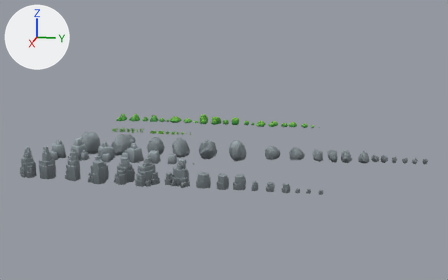
An edit to the Blender file Resources/KayKit Assets .blend, drawn before and after from the same camera.
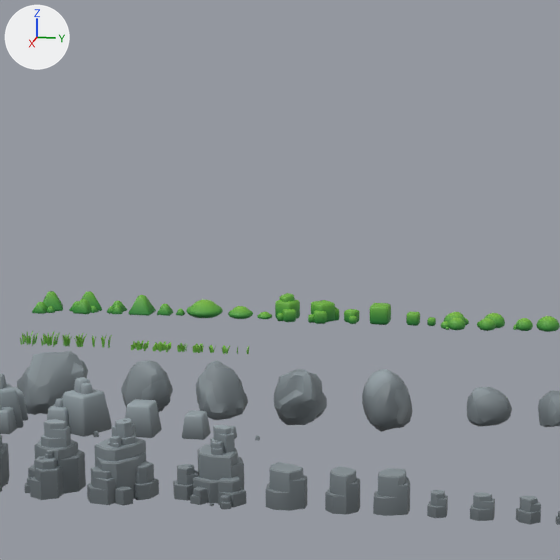
Each version appears first whole from a 50 mm lens placed at (109.6, 45.4, 26.7), pointed at (5.6, 24.6, 0.7), and next in a close-up on the part from 24% to 66% of the width and 5% to 73% of the height. Lighting does not change. The marker at upper left points along +X, +Y and +Z. The last two pictures show the newer version.

In view in the first close-up: 'Rock_1_G_Color1', 'Rock_1_I_Color1', 'Rock_1_J_Color1', 'Rock_1_K_Color1', 'Rock_1_L_Color1', 'Rock_2_E_Color1', 'Rock_3_L_Color1', 'Rock_3_M_Color1', 'Rock_3_N_Color1', 'Rock_3_O_Color1', 'Rock_3_P_Color1', 'Rock_3_Q_Color1' and 39 more.
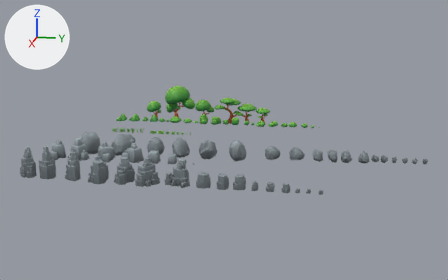
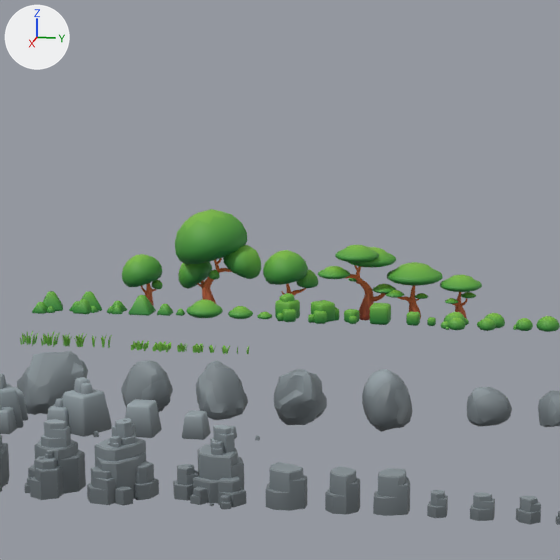
Edits to the bpy script that builds the scene:
```text
Add ob_tree_1_a_color1:
    ob_tree_1_a_color1 = bpy.data.objects.new('Tree_1_A_Color1', me_tree_1_a_color1)  # 287 vertices, 321 faces; spans x -1.93..1.25, y -1.63..1.63, z -0.26..3.9; in mat_forest_086 (picture img_forest_texture_png_001)
    ob_tree_1_a_color1.location = (-19.52, 4.23, -1.42)
    ob_tree_1_a_color1.rotation_euler = (0.0, 0.0, 1.571)  # degrees (0, 0, 90)
Add ob_tree_1_b_color1:
    ob_tree_1_b_color1 = bpy.data.objects.new('Tree_1_B_Color1', me_tree_1_b_color1)  # 340 vertices, 402 faces; spans x -1.79..2.22, y -1.72..1.72, z -0.34..4.59; in mat_forest_085 (picture img_forest_texture_png_001)
    ob_tree_1_b_color1.location = (-19.52, 15.06, -1.42)
    ob_tree_1_b_color1.rotation_euler = (0.0, 0.0, 1.571)  # degrees (0, 0, 90)
Add ob_tree_1_c_color1:
    ob_tree_1_c_color1 = bpy.data.objects.new('Tree_1_C_Color1', me_tree_1_c_color1)  # 737 vertices, 812 faces; spans x -2.75..3.95, y -2.88..2.88, z -0.39..7.42; in mat_forest_084 (picture img_forest_texture_png_001)
    ob_tree_1_c_color1.location = (-19.52, 9.17, -1.42)
    ob_tree_1_c_color1.rotation_euler = (0.0, 0.0, 1.571)  # degrees (0, 0, 90)
Add ob_tree_3_a_color1:
    ob_tree_3_a_color1 = bpy.data.objects.new('Tree_3_A_Color1', me_tree_3_a_color1)  # 513 vertices, 545 faces; spans x -1.55..1.54, y -1.55..1.55, z -0.26..3.25; in mat_forest_083 (picture img_forest_texture_png_001)
    ob_tree_3_a_color1.location = (-19.52, 28.06, -1.42)
    ob_tree_3_a_color1.rotation_euler = (0.0, 0.0, 1.571)  # degrees (0, 0, 90)
Add ob_tree_3_b_color1:
    ob_tree_3_b_color1 = bpy.data.objects.new('Tree_3_B_Color1', me_tree_3_b_color1)  # 518 vertices, 554 faces; spans x -2.09..2.04, y -2.06..2.06, z -0.34..4.01; in mat_forest_082 (picture img_forest_texture_png_001)
    ob_tree_3_b_color1.location = (-19.52, 24.67, -1.42)
    ob_tree_3_b_color1.rotation_euler = (0.0, 0.0, 1.571)  # degrees (0, 0, 90)
Add ob_tree_3_c_color1:
    ob_tree_3_c_color1 = bpy.data.objects.new('Tree_3_C_Color1', me_tree_3_c_color1)  # 1173 vertices, 1220 faces; spans x -3.24..2.39, y -2.75..1.88, z -0.39..5.4; in mat_forest_081 (picture img_forest_texture_png_001)
    ob_tree_3_c_color1.location = (-19.52, 20.98, -1.42)
    ob_tree_3_c_color1.rotation_euler = (0.0, 0.0, 1.571)  # degrees (0, 0, 90)
```

Location of each change, [x1, y1, x2, y2] in pixels of the close-ups (560 x 560 px):
'Tree_1_C_Color1', added (green)
    after: [175, 209, 261, 304]
'Tree_3_C_Color1', added (green)
    after: [318, 245, 396, 321]
'Tree_1_B_Color1', added (green)
    after: [263, 250, 318, 295]
'Tree_3_B_Color1', added (green)
    after: [385, 262, 443, 319]
'Tree_1_A_Color1', added (green)
    after: [122, 254, 163, 305]
'Tree_3_A_Color1', added (green)
    after: [440, 275, 482, 319]
